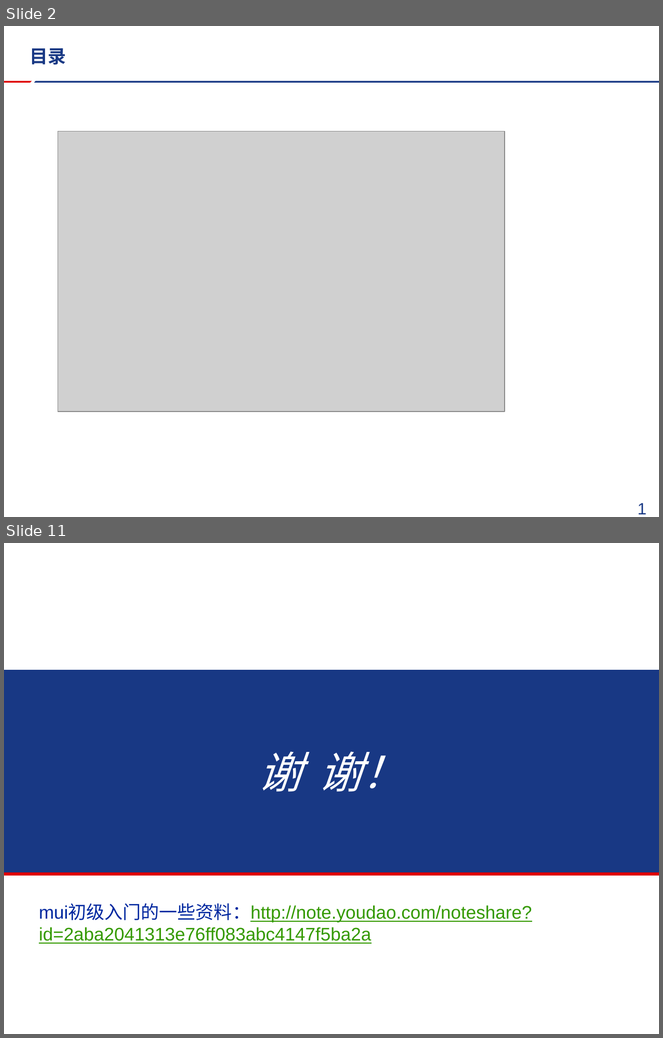
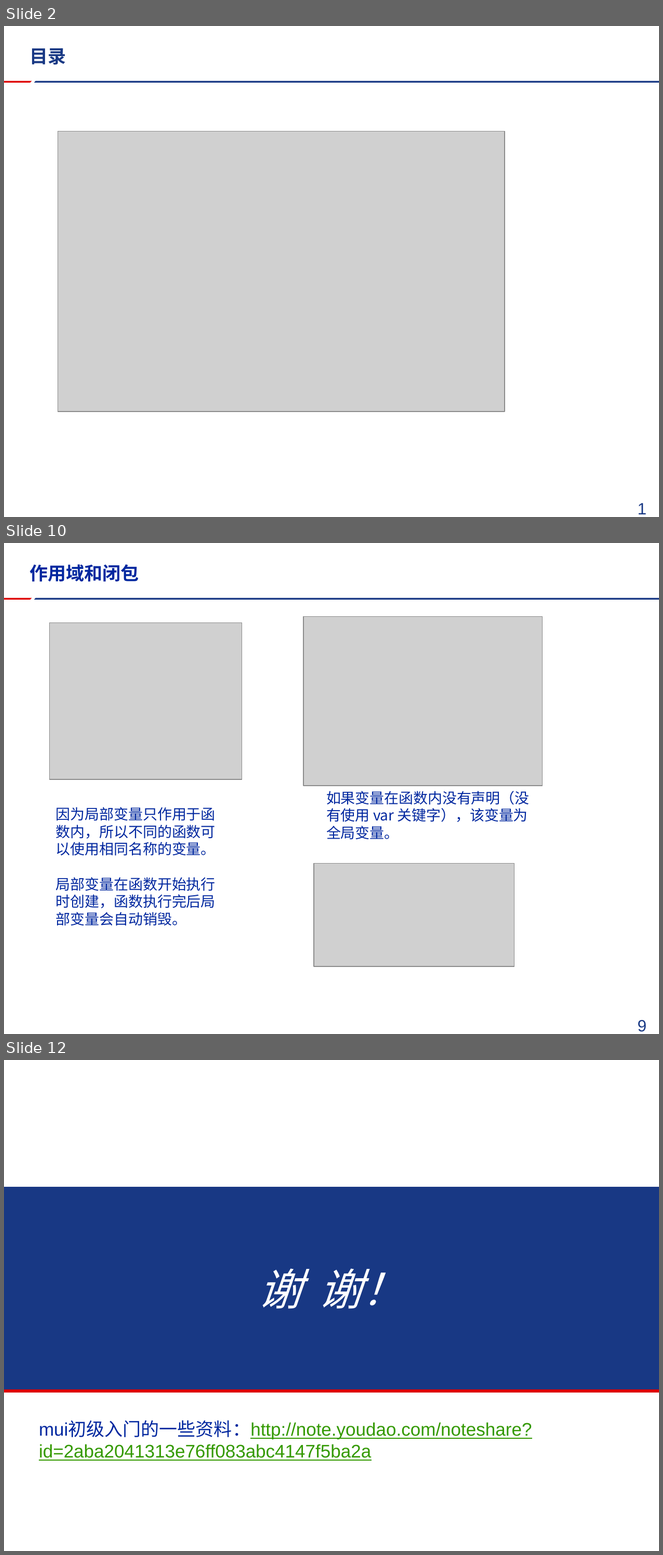
Before and after one commit to FireSmallPanda/swdt, a slide deck: javascript技术分享/mui以及推送分享.pptx. Shown one above the other, each under a label of ours: slides 2 and 11 before the commit, slides 2, 10 and 12 after it; the slides between them are not shown. The pictures are 663x1038 and 663x1555 pixels, drawn with LibreOffice and Linux fonts; fonts in the diff are those of the drawing; grey boxes stand for pictures; background and template pictures are left out. Boxes give left, top, right and bottom in pixels: in the first picture for what was removed or moved away, otherwise in the second. Text is boxed around its words. In the diff, an @@ line names an element or a change of style, - is before the commit and + after.

```diff
--- a/javascript技术分享/mui以及推送分享.pptx
+++ b/javascript技术分享/mui以及推送分享.pptx
@@ slide 10 added at <box>4,543,659,1034</box>, background #FFFFFF; not listed: 2 template elements that a slide beside it also shows @@
@@ title added at <box>30,564,139,581</box>, 20 pt, text #00279F, bold @@
+作用域和闭包
@@ picture added at <box>304,616,543,785</box> @@
@@ picture added at <box>49,623,242,780</box> @@
@@ text added at <box>326,791,530,840</box>, 16 pt, text #00279F @@
+如果变量在函数内没有声明（没有使用 var 关键字），该变量为全局变量。
@@ text added at <box>56,807,216,926</box>, 16 pt, text #00279F @@
+因为局部变量只作用于函数内，所以不同的函数可以使用相同名称的变量。
+局部变量在函数开始执行时创建，函数执行完后局部变量会自动销毁。
@@ picture added at <box>314,864,515,967</box> @@
@@ page number added at <box>638,1020,647,1032</box>, 18 pt, text #183884 @@
+9
@@ what was slide 11 is now slide 12 @@
```
Also in this commit, not shown: 2 slides changed, 6 other slides added, 6 slides removed, 1 other file.
